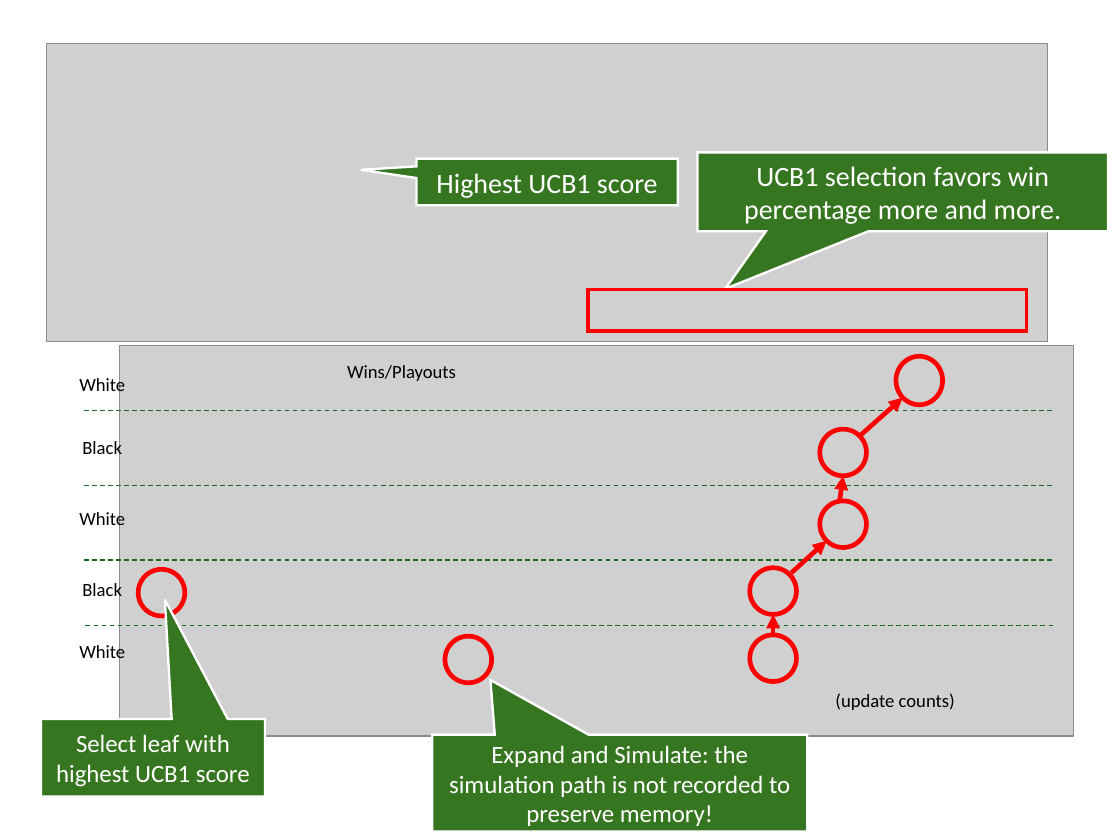
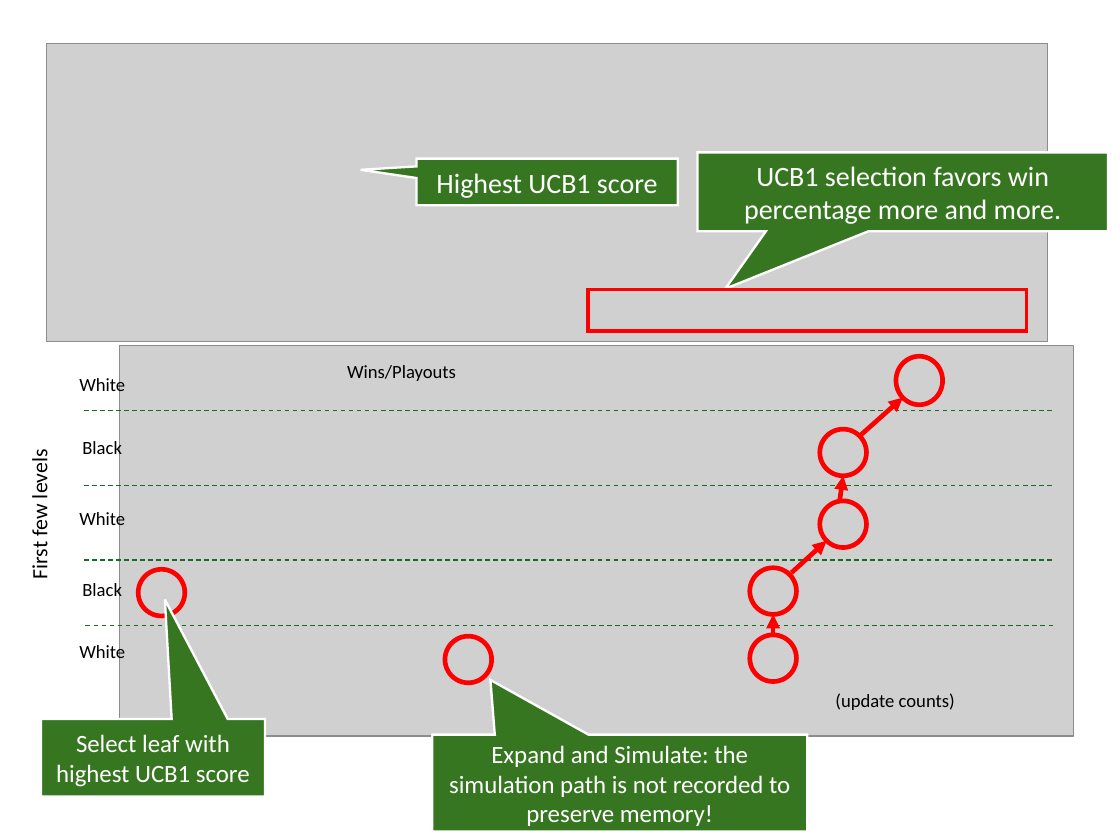
Before and after one commit to mhahsler/CS7320-AI, a slide deck: slide 42 of slides/05_games.pptx. Drawn at 1120x840 pixels with LibreOffice and Linux fonts; fonts in the diff are those of the drawing; grey boxes stand for pictures. Boxes give left, top, right and bottom in pixels: in the first picture for what was removed or moved away, otherwise in the second. Text is boxed around its words. In the diff, an @@ line names an element or a change of style, - is before the commit and + after.

```diff
--- a/slides/05_games.pptx
+++ b/slides/05_games.pptx
@@ text added at <box>27,454,54,578</box>, 14 pt, text #000000 @@
+First few levels
```
Also in this commit, not shown: 3 other slides changed, 1 other file.
